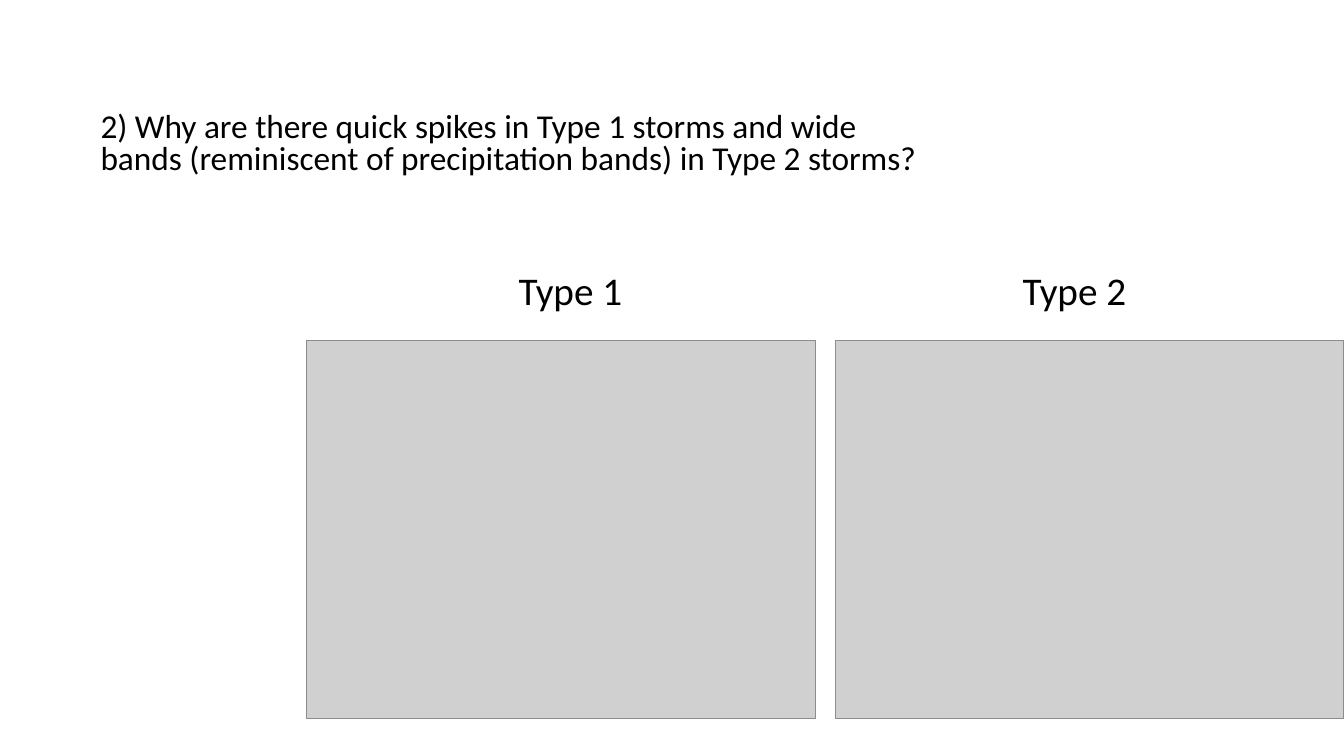
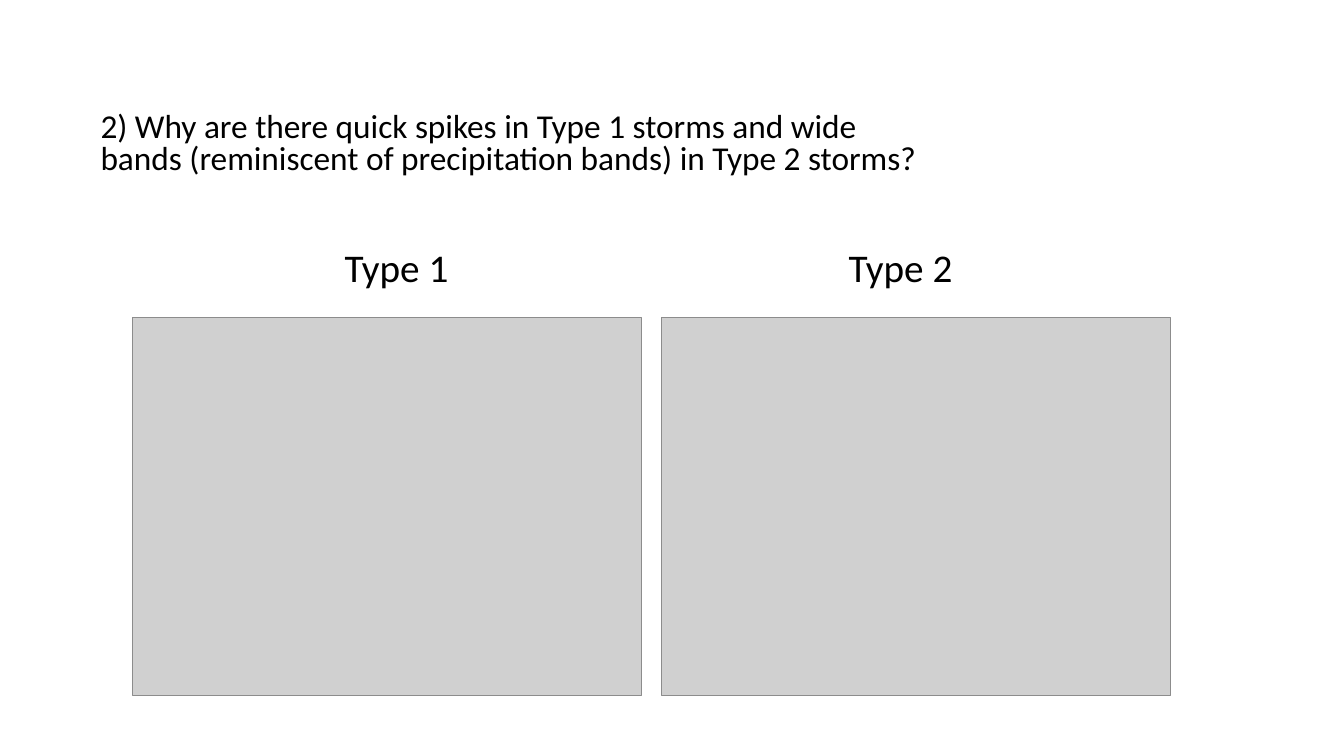
Before and after one commit to conradmr98/lasp-microburst-research, a slide deck: slide 7 of sampexlib/Concept Summaries/Summary of 4 Storms Selected.pptx. Drawn at 1344x756 pixels with LibreOffice and Linux fonts; fonts in the diff are those of the drawing; grey boxes stand for pictures. Boxes give left, top, right and bottom in pixels: in the first picture for what was removed or moved away, otherwise in the second. Text is boxed around its words. In the diff, an @@ line names an element or a change of style, - is before the commit and + after.

```diff
--- a/sampexlib/Concept Summaries/Summary of 4 Storms Selected.pptx
+++ b/sampexlib/Concept Summaries/Summary of 4 Storms Selected.pptx
@@ 2 pictures, 1 text: place and size @@
-2 pictures, 1 text at <box>307,279,1344,719</box>
+2 pictures, 1 text at <box>133,256,1170,696</box>
```
Also in this commit, not shown: 2 other slides changed, 1 slide added.
